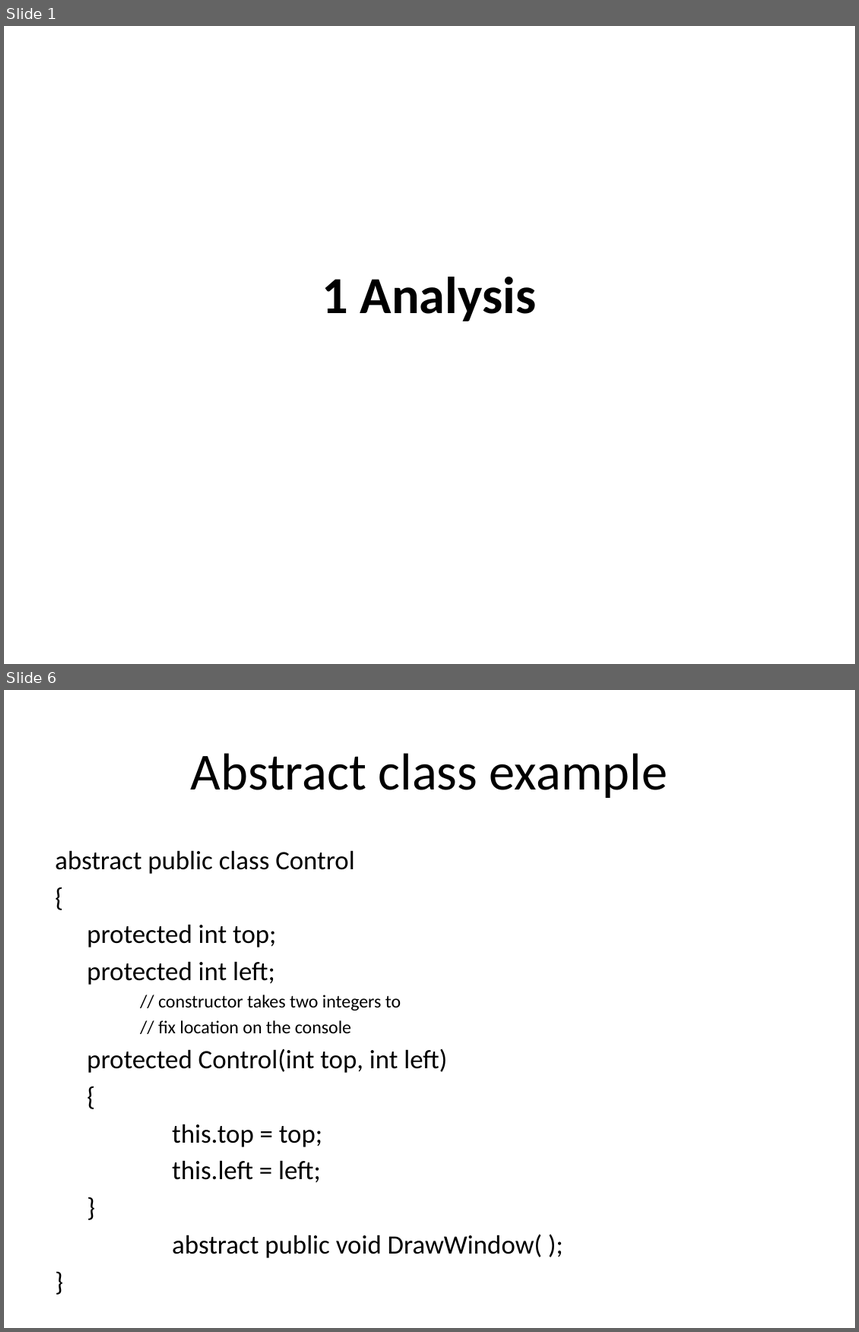
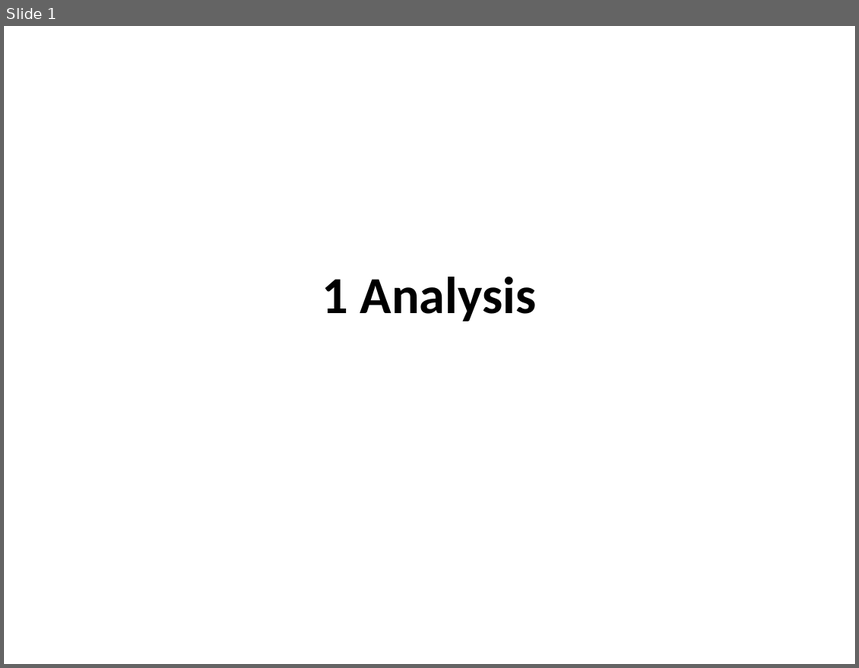
Before and after one commit to isurup/kalle-martin-group, a slide deck: SSE2/slides/1 Analysis.pptx. Shown one above the other, each under a label of ours: slides 1 and 6 before the commit, slide 1 after it; the slides between them are not shown. The pictures are 859x1332 and 859x668 pixels, drawn with LibreOffice and Linux fonts; fonts in the diff are those of the drawing. Boxes give left, top, right and bottom in pixels: in the first picture for what was removed or moved away, otherwise in the second. Text is boxed around its words. In the diff, an @@ line names an element or a change of style, - is before the commit and + after.

```diff
--- a/SSE2/slides/1 Analysis.pptx
+++ b/SSE2/slides/1 Analysis.pptx
@@ slide 6 removed at [4,690,855,1328], background #FFFFFF @@
@@ title removed at [191,753,668,798] @@
-Abstract class example
@@ text removed at [55,850,543,1258] @@
-abstract public class Control
-{
-protected int top;
-protected int left;
-    // constructor takes two integers to
-    // fix location on the console
-protected Control(int top, int left)
-{
-this.top = top;
-this.left = left;
-}
-abstract public void DrawWindow( );
-}
```
Also in this commit, not shown: 1 slide changed, 7 other slides removed.
